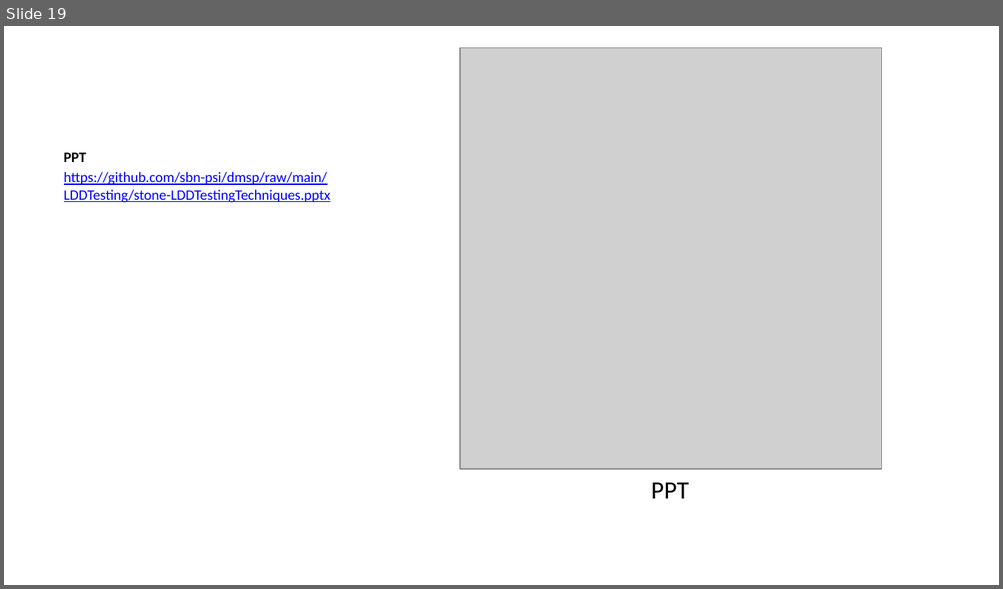
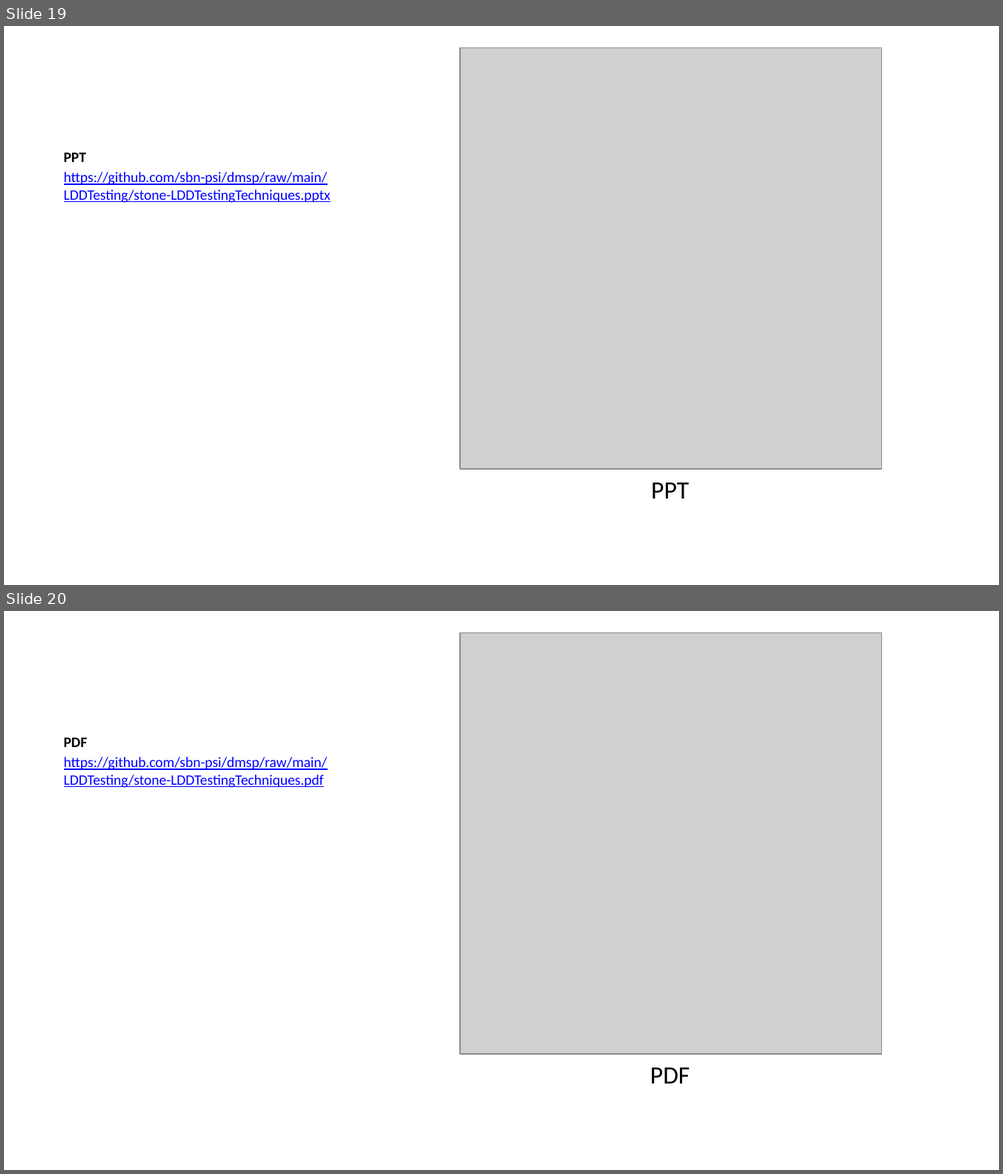
Before and after one commit to sbn-psi/dmsp, a slide deck: LDDTesting/stone-LDDTestingTechniques.pptx. Shown one above the other, each under a label of ours: slide 19 before the commit, slides 19 and 20 after it. The pictures are 1003x589 and 1003x1174 pixels, drawn with LibreOffice and Linux fonts; fonts in the diff are those of the drawing; grey boxes stand for pictures. Boxes give left, top, right and bottom in pixels: in the first picture for what was removed or moved away, otherwise in the second. Text is boxed around its words. In the diff, an @@ line names an element or a change of style, - is before the commit and + after.

Commit message:
added pdf versions of the presentation

```diff
--- a/LDDTesting/stone-LDDTestingTechniques.pptx
+++ b/LDDTesting/stone-LDDTestingTechniques.pptx
@@ slide 20 added at [4,611,999,1170], background #FFFFFF @@
@@ picture added at [460,633,881,1054] @@
@@ text added at [64,738,327,788], 10.5 pt, text #0000FF, underline @@
+PDF
+https://github.com/sbn-psi/dmsp/raw/main/LDDTesting/stone-LDDTestingTechniques.pdf
@@ text added at [650,1068,689,1084], 18 pt, text #000000 @@
+PDF
```
Also in this commit, not shown: 9 other files.
